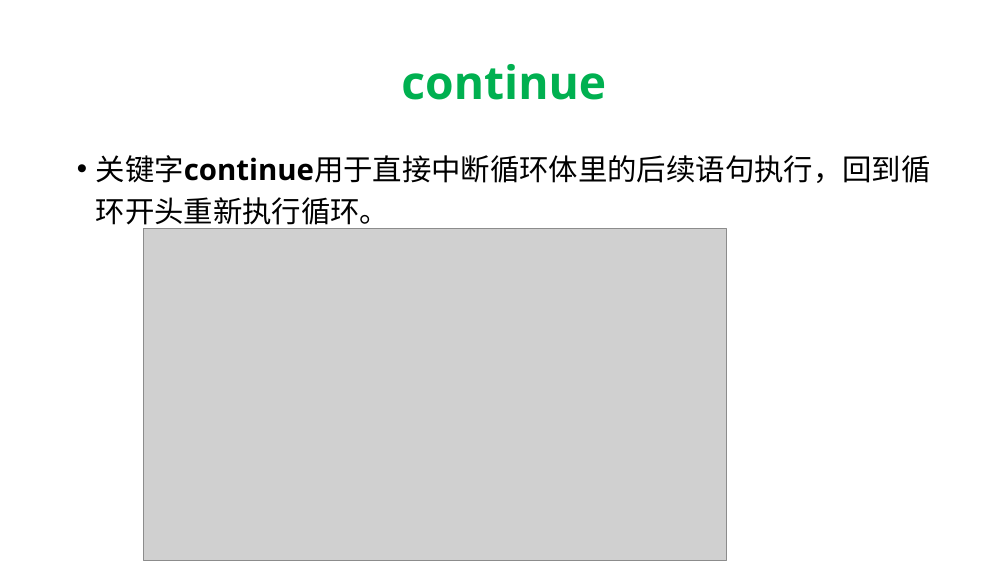
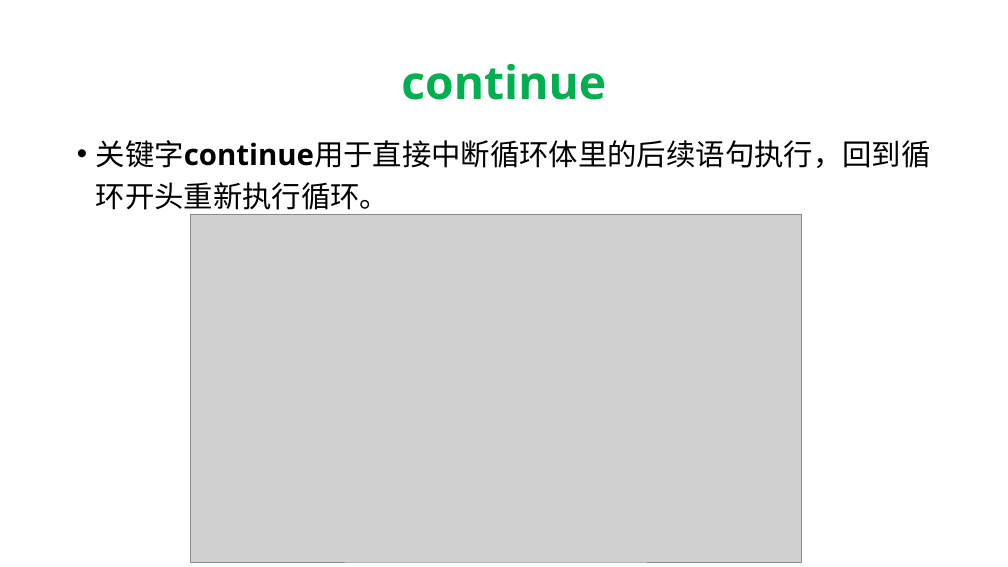
Before and after one commit to hwdong-net/cplusplus17, a slide deck: slide 34 of ppt/4. 语句.pptx. Drawn at 1008x567 pixels with LibreOffice and Linux fonts; fonts in the diff are those of the drawing; grey boxes stand for pictures. Boxes give left, top, right and bottom in pixels: in the first picture for what was removed or moved away, otherwise in the second. Text is boxed around its words. In the diff, an @@ line names an element or a change of style, - is before the commit and + after.

```diff
--- a/ppt/4. 语句.pptx
+++ b/ppt/4. 语句.pptx
@@ text "关键字continue用于直接中断循环体里的后续语句执行，回到循环开头重新执行循环。" moved from (x1=96, y1=155, x2=931, y2=230) to (x1=96, y1=140, x2=931, y2=215) @@
@@ picture resized from (x1=144, y1=228, x2=727, y2=560) to (x1=191, y1=214, x2=802, y2=562) @@
```
Also in this commit, not shown: 6 other slides changed, 1 slide added, 1 slide removed.
